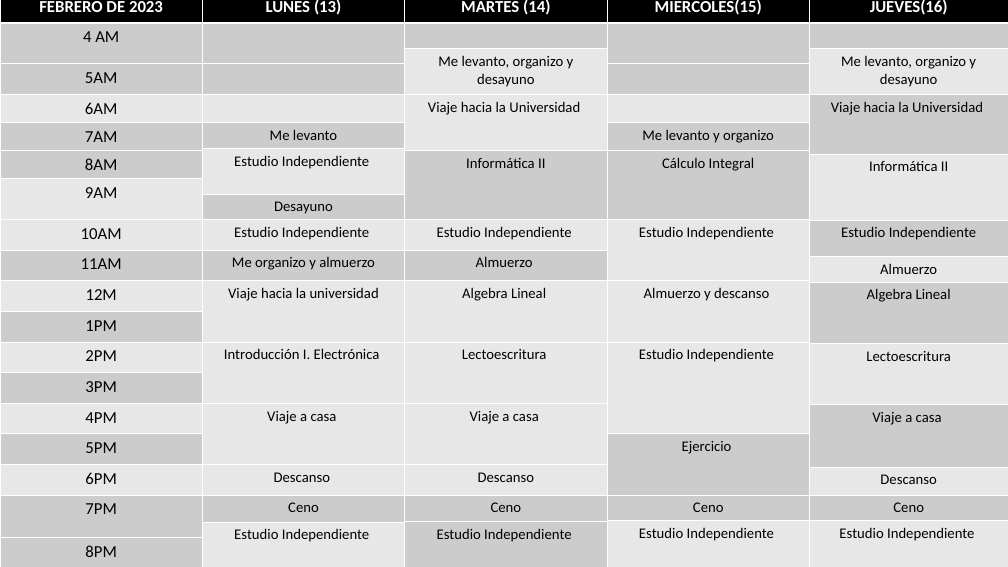
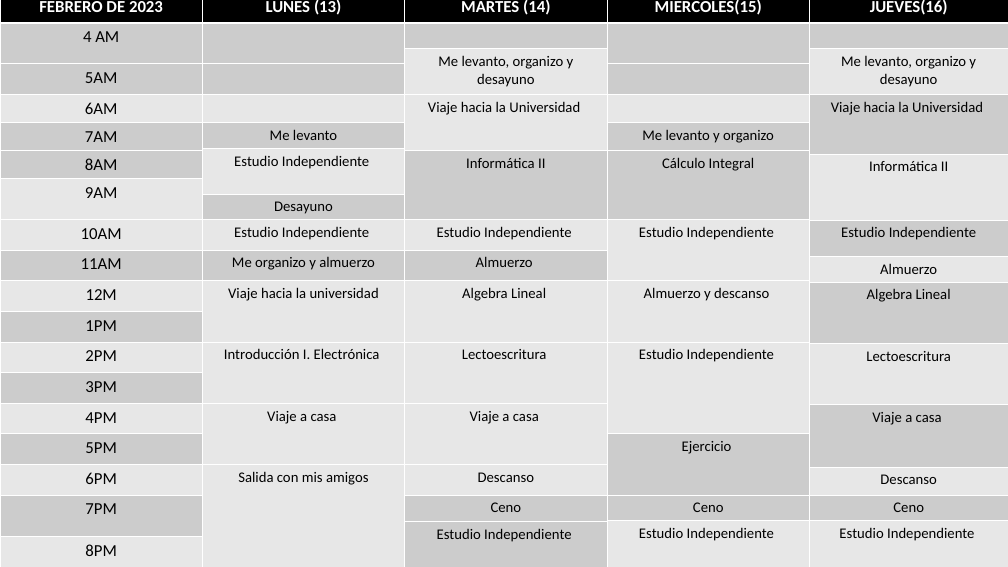
Before and after one commit to AlejandroNaranjoUdeA/Me-programo, a slide deck: slide 1 of ME_PROGRAMO.pptx. Drawn at 1008x567 pixels with LibreOffice and Linux fonts; fonts in the diff are those of the drawing. Boxes give left, top, right and bottom in pixels: in the first picture for what was removed or moved away, otherwise in the second. Text is boxed around its words. In the diff, an @@ line names an element or a change of style, - is before the commit and + after.

```diff
--- a/ME_PROGRAMO.pptx
+++ b/ME_PROGRAMO.pptx
@@ table at [0,0,811,567] @@
-row 19, column 2: Descanso
+row 19, column 2: Salida con mis amigos
-row 20, column 2: Ceno
+row 20, column 2: 
-row 23:  | Estudio Independiente |  | 
```
Also in this commit, not shown: 1 other slide changed.
